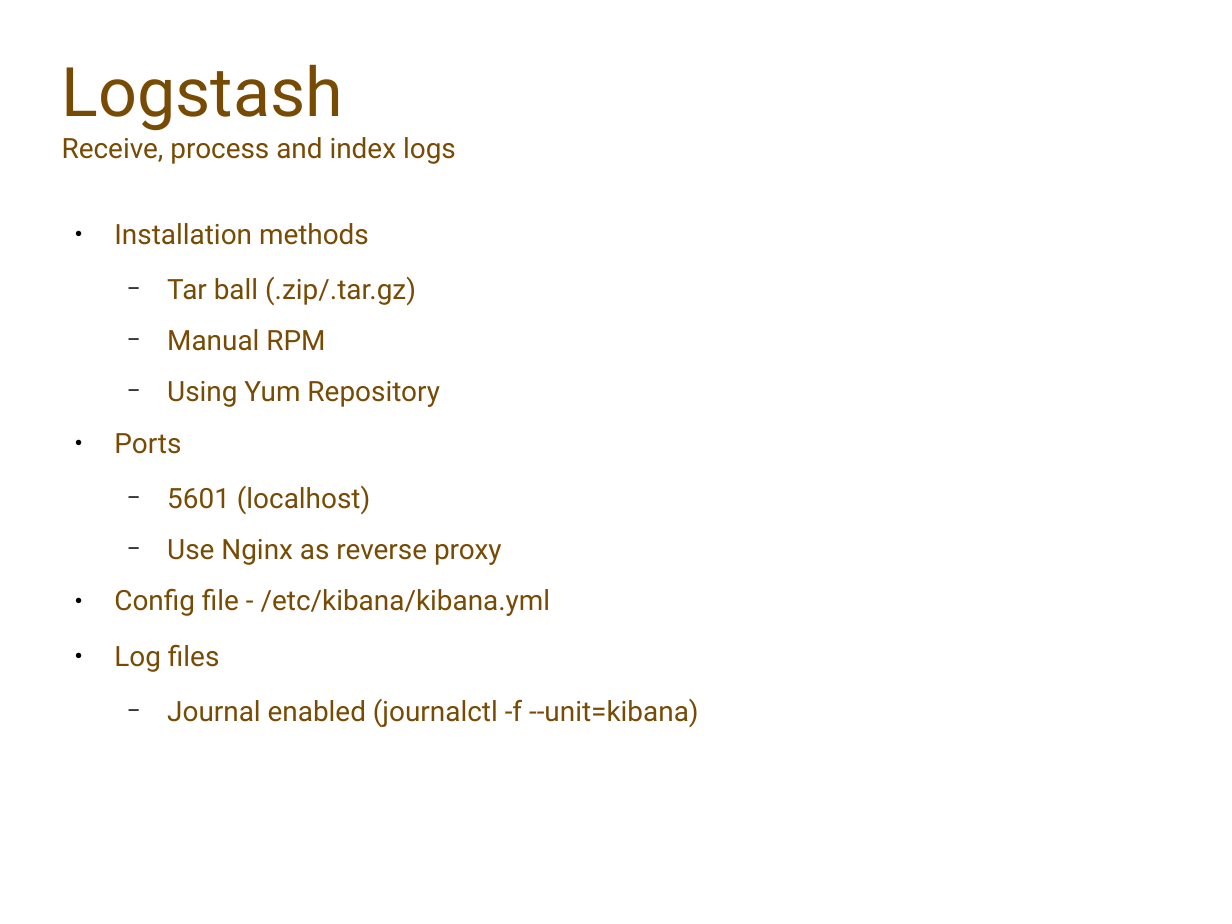
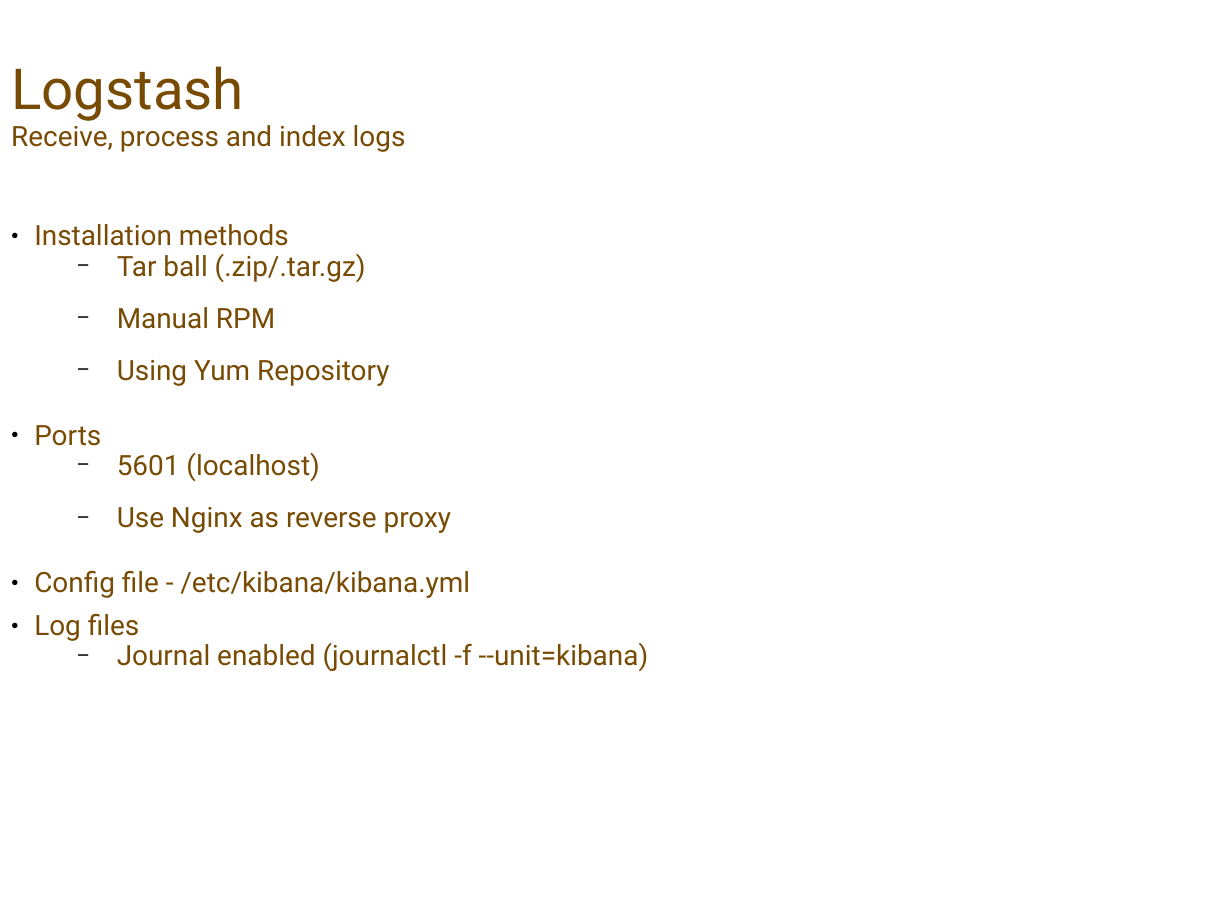
Before and after one commit to justmeandopensource/elk, a slide deck: slide 6 of ELK-Stack.odp. Drawn at 1232x924 pixels with LibreOffice and Linux fonts; fonts in the diff are those of the drawing; background and template pictures are left out. Boxes give left, top, right and bottom in pixels: in the first picture for what was removed or moved away, otherwise in the second. Text is boxed around its words. In the diff, an @@ line names an element or a change of style, - is before the commit and + after.

```diff
--- a/ELK-Stack.odp
+++ b/ELK-Stack.odp
@@ title "Logstash Receive, process and index ...": place and size @@
-title "Logstash Receive, process and index ..." at [62, 64, 456, 164]
+title "Logstash Receive, process and index ..." at [11, 66, 406, 152]
@@ title "Logstash Receive, process and index ..." at [11, 66, 406, 152]: size 44 to 36.4 pt in "Logstash"; line spacing 1 to 0.9 @@
@@ text "Installation methods": place and size @@
-text "Installation methods" at [114, 223, 699, 727]
+text "Installation methods" at [34, 224, 649, 671]
@@ text "Installation methods" at [34, 224, 649, 671]: indent changed; line spacing 1 to 0.9; less space between paragraphs; more space between paragraphs @@
```
Also in this commit, not shown: 8 other slides changed, 1 other file.
